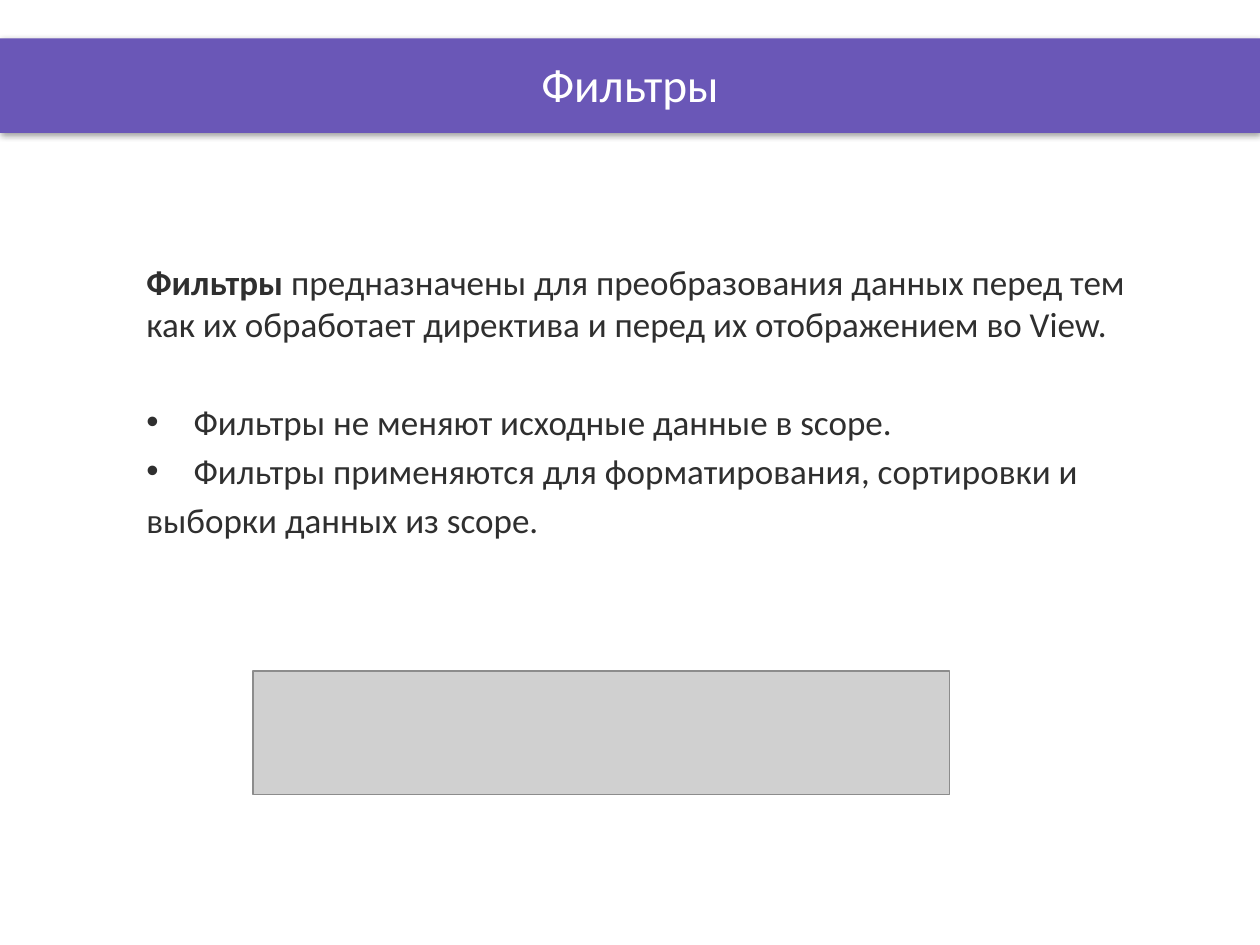
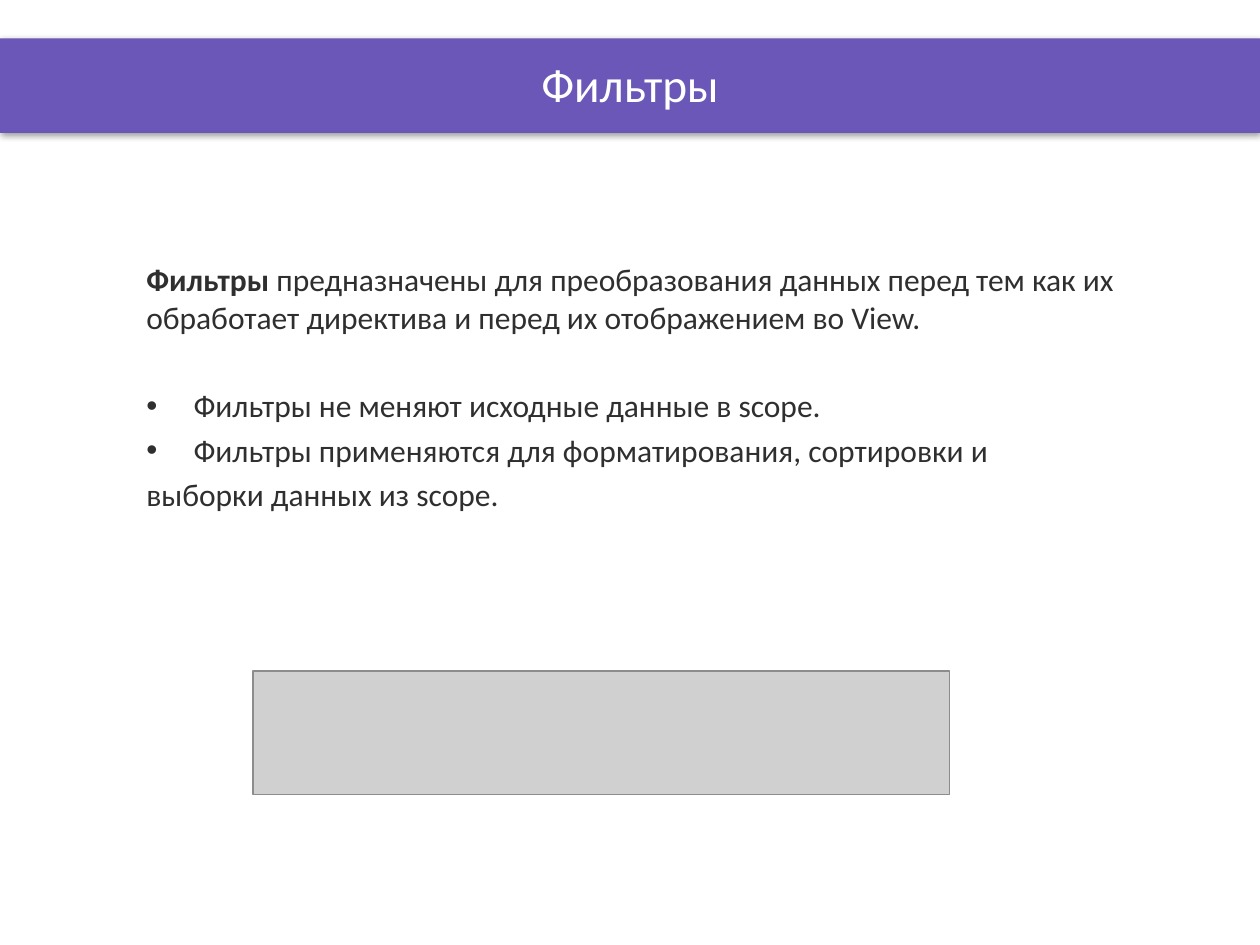
Before and after one commit to OleksandrPetryk/ignite, a slide deck: slide 5 of AngularJS/lesson_13/Presentation/Filters_DOM.pptx. Drawn at 1260x945 pixels with LibreOffice and Linux fonts; fonts in the diff are those of the drawing; grey boxes stand for pictures; background and template pictures are left out. Boxes give left, top, right and bottom in pixels: in the first picture for what was removed or moved away, otherwise in the second. Text is boxed around its words. In the diff, an @@ line names an element or a change of style, - is before the commit and + after.

```diff
--- a/AngularJS/lesson_13/Presentation/Filters_DOM.pptx
+++ b/AngularJS/lesson_13/Presentation/Filters_DOM.pptx
@@ text "Фильтры предназначены для преобразования данных ..." at box(146, 269, 1114, 511): size 20 to 18 pt @@
```
Also in this commit, not shown: 3 other slides changed, 18 other files.
